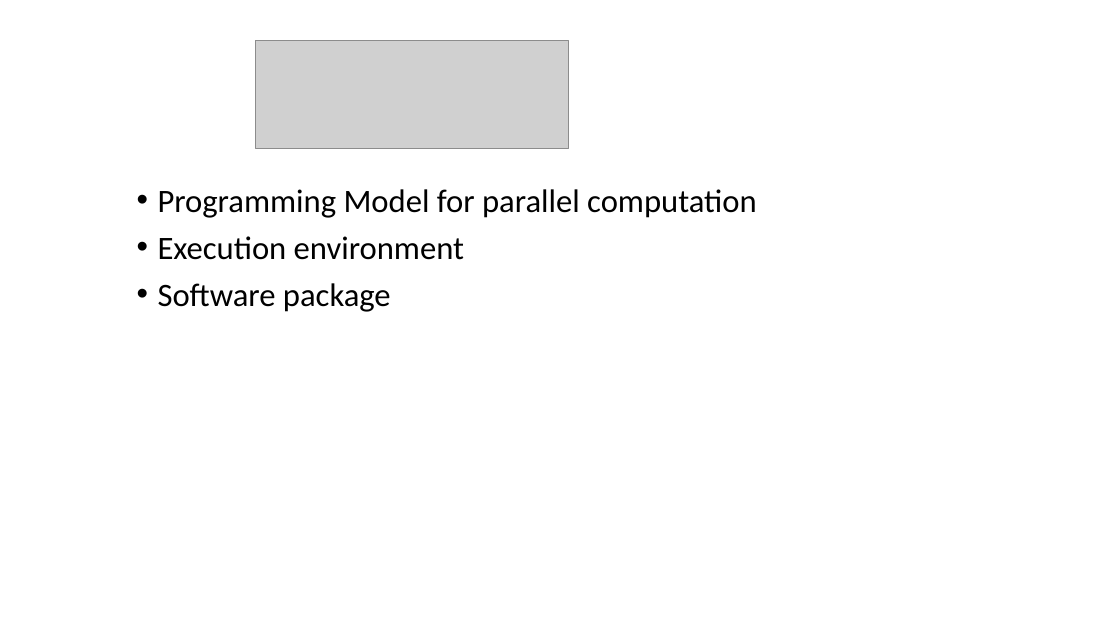
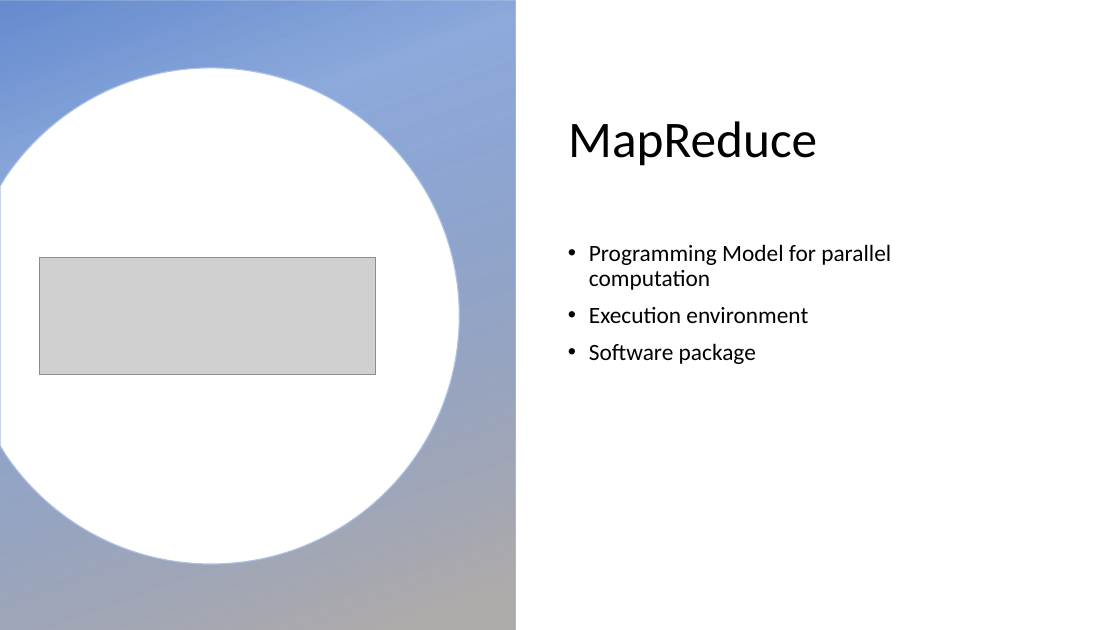
Before and after one commit to marilynwaldman/course, a slide deck: slide 3 of Hadoop/05-MapReduce.pptx (slide 2 before the commit). Drawn at 1120x630 pixels with LibreOffice and Linux fonts; fonts in the diff are those of the drawing; grey boxes stand for pictures; background and template pictures are left out. Boxes give left, top, right and bottom in pixels: in the first picture for what was removed or moved away, otherwise in the second. Text is boxed around its words. In the diff, an @@ line names an element or a change of style, - is before the commit and + after.

```diff
--- a/Hadoop/05-MapReduce.pptx
+++ b/Hadoop/05-MapReduce.pptx
@@ rectangle added at (0, 0, 516, 630), fill gradient #4472C4 to #AFABAB @@
@@ freeform shape added at (0, 68, 460, 565), fill #FFFFFF, outline #C5C3C3 1 pt @@
@@ title added at (568, 121, 817, 166), 44 pt, text #000000 @@
+MapReduce
@@ text "Programming Model for parallel computation": place and size @@
-text "Programming Model for parallel computation" at (158, 189, 756, 312)
+text "Programming Model for parallel computation" at (589, 244, 891, 364)
@@ text "Programming Model for parallel computation" at (589, 244, 891, 364): size 28 to 20 pt; vertical alignment top to middle @@
@@ picture: place and size @@
-picture at (256, 40, 569, 149)
+picture at (39, 258, 376, 375)
```
Also in this commit, not shown: 8 other slides changed, 2 slides added, 1 slide removed, 3 other files.
